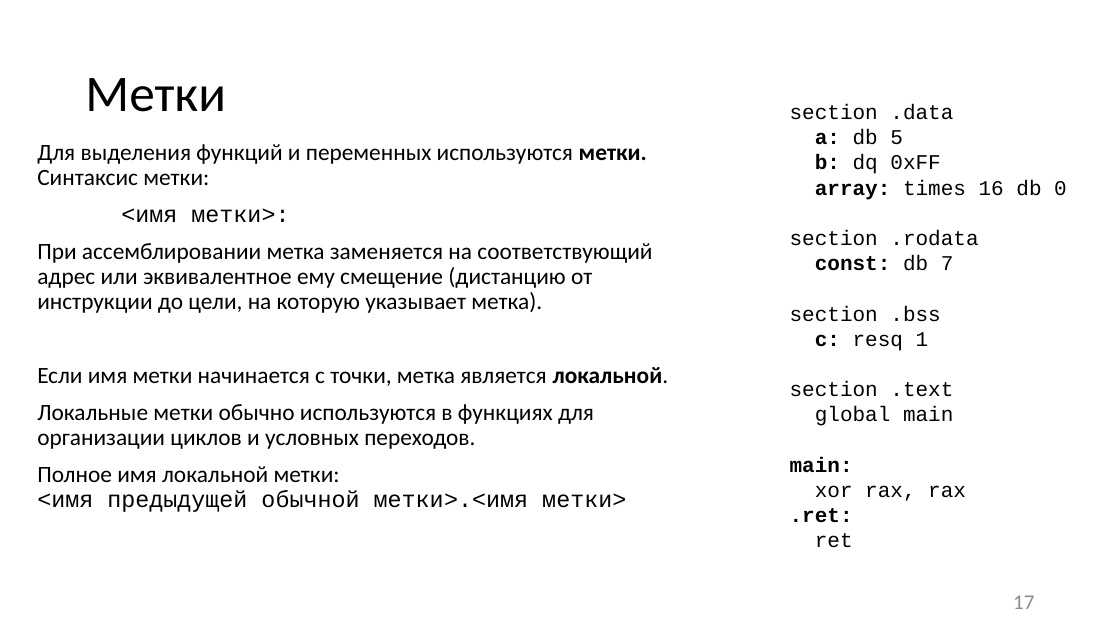
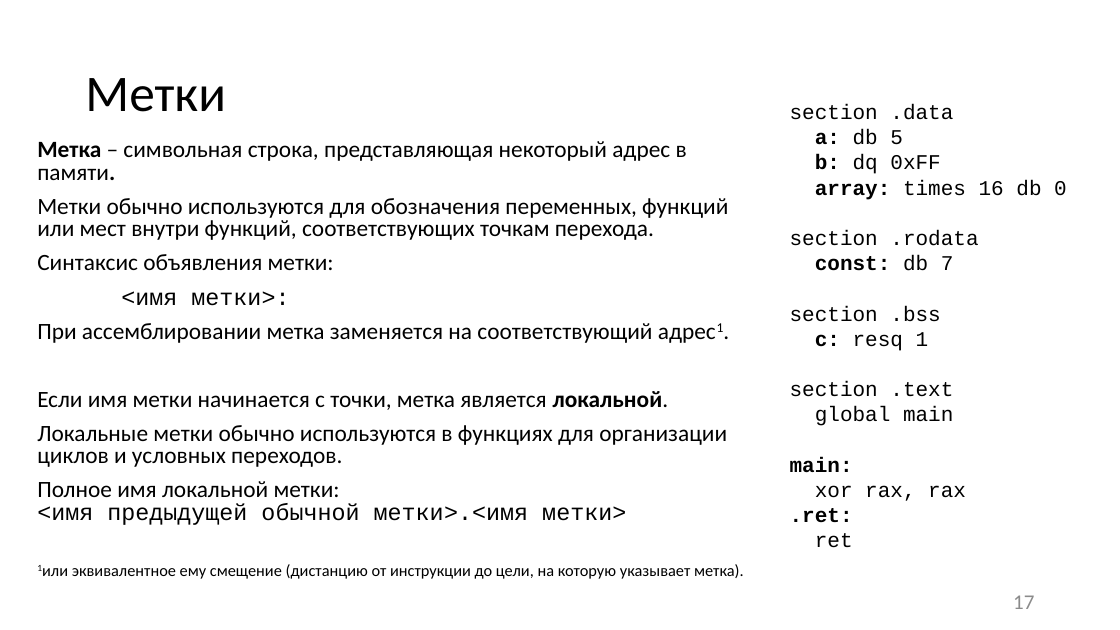
Before and after one commit to itsecd/low-level-programming, a slide deck: slide 17 of Lectures/1.Introduction/Lecture1.pptx. Drawn at 1120x630 pixels with LibreOffice and Linux fonts; fonts in the diff are those of the drawing. Boxes give left, top, right and bottom in pixels: in the first picture for what was removed or moved away, otherwise in the second. Text is boxed around its words. In the diff, an @@ line names an element or a change of style, - is before the commit and + after.

Commit message:
Starting a new season [~] Lecture1: some changes in wording [-] Lab files (scheduled to upload new versions soon)

```diff
--- a/Lectures/1.Introduction/Lecture1.pptx
+++ b/Lectures/1.Introduction/Lecture1.pptx
@@ text at (x1=37, y1=141, x2=728, y2=270): text changed @@
-Для выделения функций и переменных используются метки. Синтаксис метки:
+Метка – символьная строка, представляющая некоторый адрес в памяти.
+Метки обычно используются для обозначения переменных, функций или мест внутри функций, соответствующих точкам перехода.
+Синтаксис объявления метки:
@@ text at (x1=37, y1=291, x2=727, y2=525): line spacing 0.9 to 0.8 @@
@@ text at (x1=37, y1=323, x2=652, y2=343): text changed @@
-При ассемблировании метка заменяется на соответствующий адрес или эквивалентное ему смещение (дистанцию от инструкции до цели, на которую указывает метка).
+При ассемблировании метка заменяется на соответствующий адрес1.
@@ text at (x1=72, y1=564, x2=744, y2=579): paragraph added @@
+1или эквивалентное ему смещение (дистанцию от инструкции до цели, на которую указывает метка).
```
Also in this commit, not shown: 32 other slides changed, 2 slides added, 39 other files.
